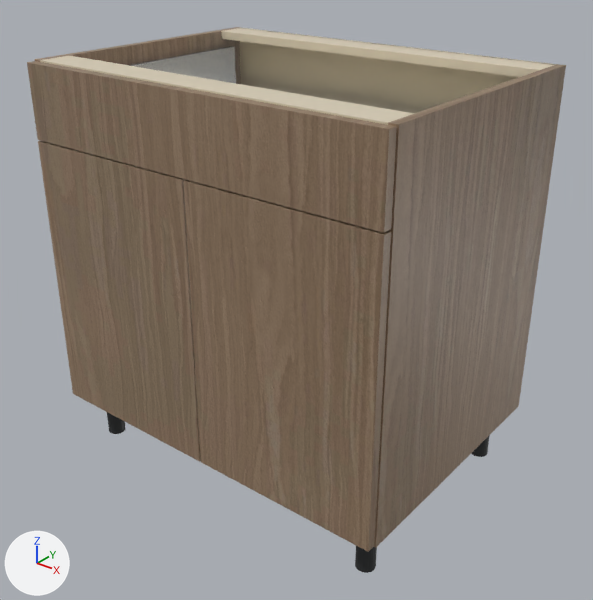
The glTF model storefront/public/cabinet-inventory/models/oppein-ply-mnw-b33.glb: old version first, new version second.
Both versions are drawn from a 50 mm lens placed at (1.434, -1.559, 1.154), pointed at (0.442, -0.318, 0.385). Every picture has the same lights, and +X, +Y and +Z are marked at lower left. The older version comes first. Where no turn or scale is listed for an object, it has been applied to the vertices.

Names of what the first picture shows: 'Cabinet back', 'Cabinet side', 'Cabinet side.001', 'Door', 'Door.001', 'Drawer front', 'Drawer side', 'Top support rail', 'Top support rail.001' and 3 more.
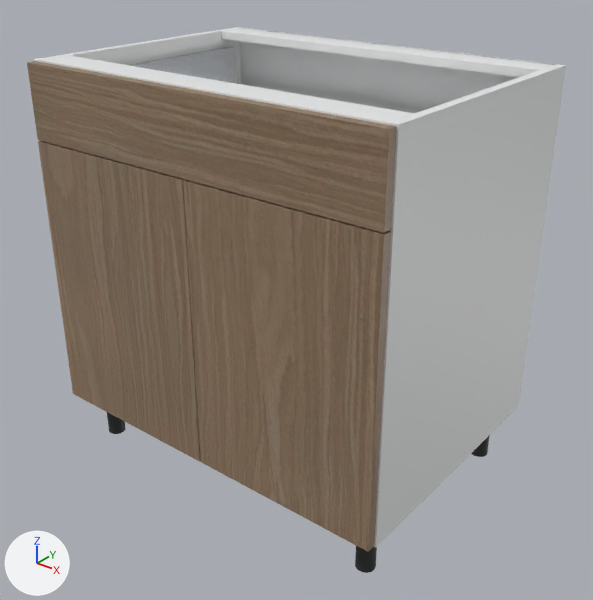
Where the change shows, as pixel boxes (x1, y1, x2, y2) in the pictures (593 x 600 px):
'Cabinet side.001', recoloured (brown to white): (374, 64, 566, 548) in both
'Cabinet back', recoloured (beige to white): (240, 28, 556, 114) in both
'Top support rail.001', recoloured (beige to white): (40, 56, 414, 125) in both
'Top support rail', recoloured: (221, 28, 553, 77) in both
'Cabinet side', recoloured (brown to white): (35, 27, 241, 84) in both

What the commit changed:
Material 'White cabinet carcass' (mat_white_cabinet_carcass) is new.
Its base color is (0.82, 0.83, 0.835) (white #eaebec).
Its roughness is 0.48.
me_cube_002 has 56 vertices, 108 faces and spans x -0.401..0.401, y -0.006..0.006, z -0.381..0.381.
me_cube_002 no longer uses material mat_cabinet_interior___visual_interpretation (beige #daceb6).
me_cube_002 gains material mat_white_cabinet_carcass (white #eaebec).
me_cube has 56 vertices, 108 faces and spans x -0.009..0.009, y -0.293..0.293, z -0.381..0.381.
me_cube no longer uses material mat_supplier_finish___natural_wood (picture img_oak).
me_cube gains material mat_white_cabinet_carcass (white #eaebec).
me_cube_001 has 56 vertices, 108 faces and spans x -0.009..0.009, y -0.293..0.293, z -0.381..0.381.
me_cube_001 no longer uses material mat_supplier_finish___natural_wood (picture img_oak).
me_cube_001 gains material mat_white_cabinet_carcass (white #eaebec).
me_cube_004 has 56 vertices, 108 faces and spans x -0.401..0.401, y -0.035..0.035, z -0.009..0.009.
me_cube_004 no longer uses material mat_cabinet_interior___visual_interpretation (beige #daceb6).
me_cube_004 gains material mat_white_cabinet_carcass (white #eaebec).
me_cube_005 has 56 vertices, 108 faces and spans x -0.401..0.401, y -0.035..0.035, z -0.009..0.009.
me_cube_005 no longer uses material mat_cabinet_interior___visual_interpretation (beige #daceb6).
me_cube_005 gains material mat_white_cabinet_carcass (white #eaebec).
